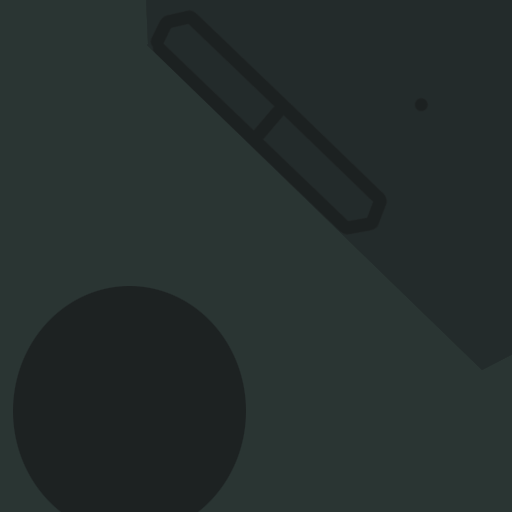
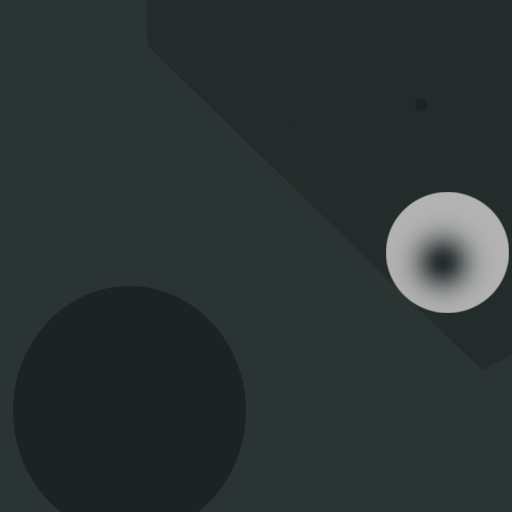
The second 512x512 image is a revision of the first. Changes to its layers:
added layer "Layer 2" above "Group 1" over [381, 192, 509, 313]
painted on "Layer 1" over [150, 10, 387, 235]
